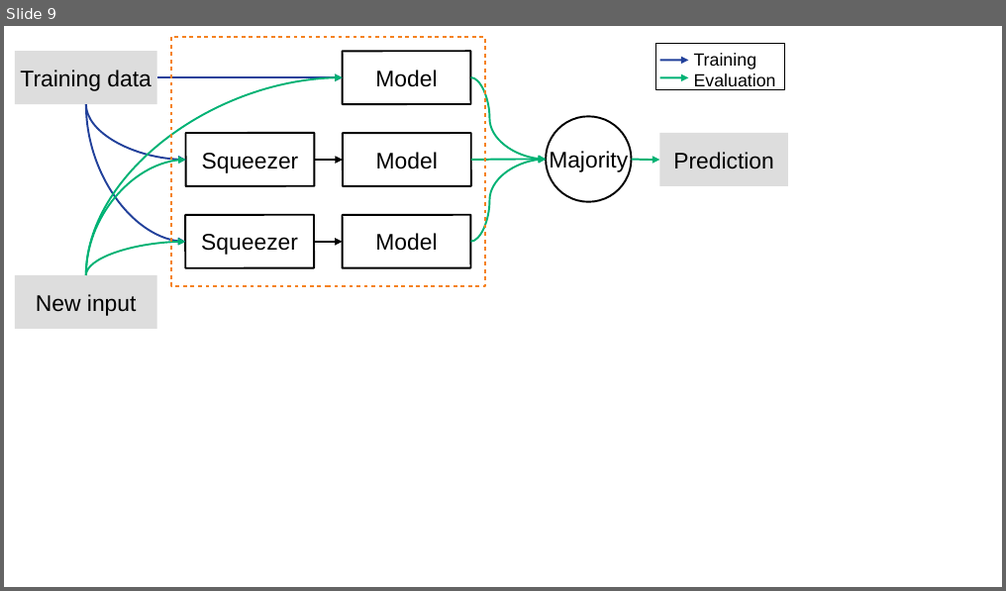
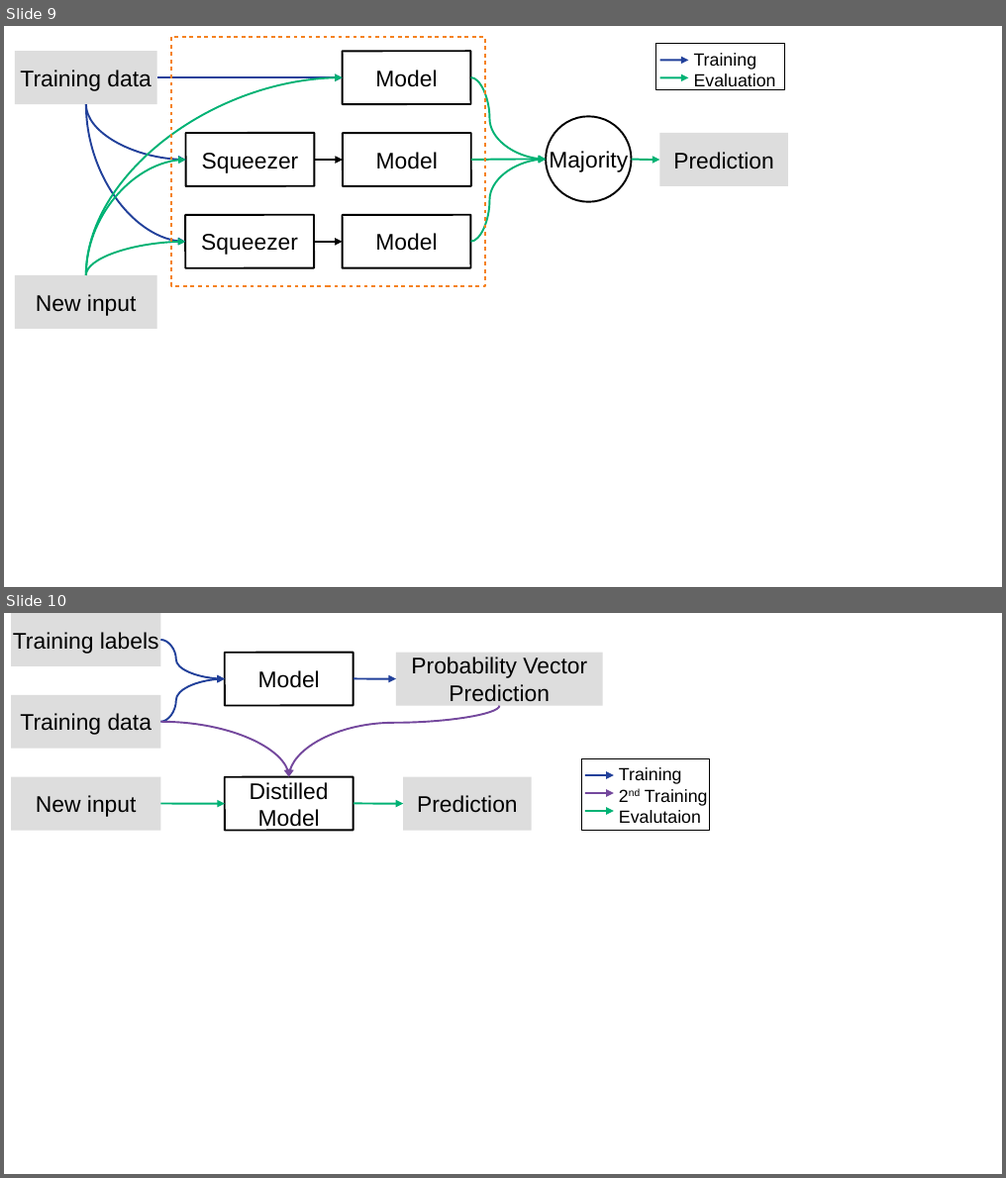
Before and after one commit to changx03/provisional_presentation_2, a slide deck: resources/black-box-chart.odp. Shown one above the other, each under a label of ours: slide 9 before the commit, slides 9 and 10 after it. The pictures are 1006x591 and 1006x1178 pixels, drawn with LibreOffice and Linux fonts; fonts in the diff are those of the drawing. Boxes give left, top, right and bottom in pixels: in the first picture for what was removed or moved away, otherwise in the second. Text is boxed around its words. In the diff, an @@ line names an element or a change of style, - is before the commit and + after.

```diff
--- a/resources/black-box-chart.odp
+++ b/resources/black-box-chart.odp
@@ slide 10 added at [4,613,1002,1174], background #FFFFFF @@
@@ rectangle added at [11,613,160,666], fill #DDDDDD, 18 pt, text #000000 @@
+Training labels
@@ curved arrow added from (160, 640) to (225, 679), #21409A 1.5 pt @@
@@ rectangle added at [225,652,353,705], fill #FFFFFF, outline #000000 1.5 pt, 18 pt, text #000000 @@
+Model
@@ rectangle added at [396,652,603,705], fill #DDDDDD, 18 pt, text #000000 @@
+Probability Vector
+Prediction
@@ rectangle added at [11,695,160,749], fill #DDDDDD, 18 pt, text #000000 @@
+Training data
@@ curved arrow added from (160, 722) to (225, 679), #21409A 1.5 pt @@
@@ curved arrow added from (353, 679) to (396, 679), #21409A 1.5 pt @@
@@ curved arrow added from (160, 722) to (289, 777), #74489D 1.5 pt @@
@@ curved arrow added from (499, 705) to (289, 777), #74489D 1.5 pt @@
@@ group added at [582,759,710,831]: 3 arrows, 1 text, 1 rectangle @@
+Training
+2nd Training
+Evalutaion
@@ rectangle added at [11,777,160,831], fill #DDDDDD, 18 pt, text #000000 @@
+New input
@@ rectangle added at [225,776,353,831], fill #FFFFFF, outline #000000 1.5 pt, 18 pt, text #000000 @@
+Distilled
+Model
@@ rectangle added at [403,777,532,831], fill #DDDDDD, 18 pt, text #000000 @@
+Prediction
@@ curved arrow added from (160, 804) to (225, 804), #00B274 1.5 pt @@
@@ curved arrow added from (353, 804) to (403, 804), #00B274 1.5 pt @@
```
Also in this commit, not shown: 3 other files.
